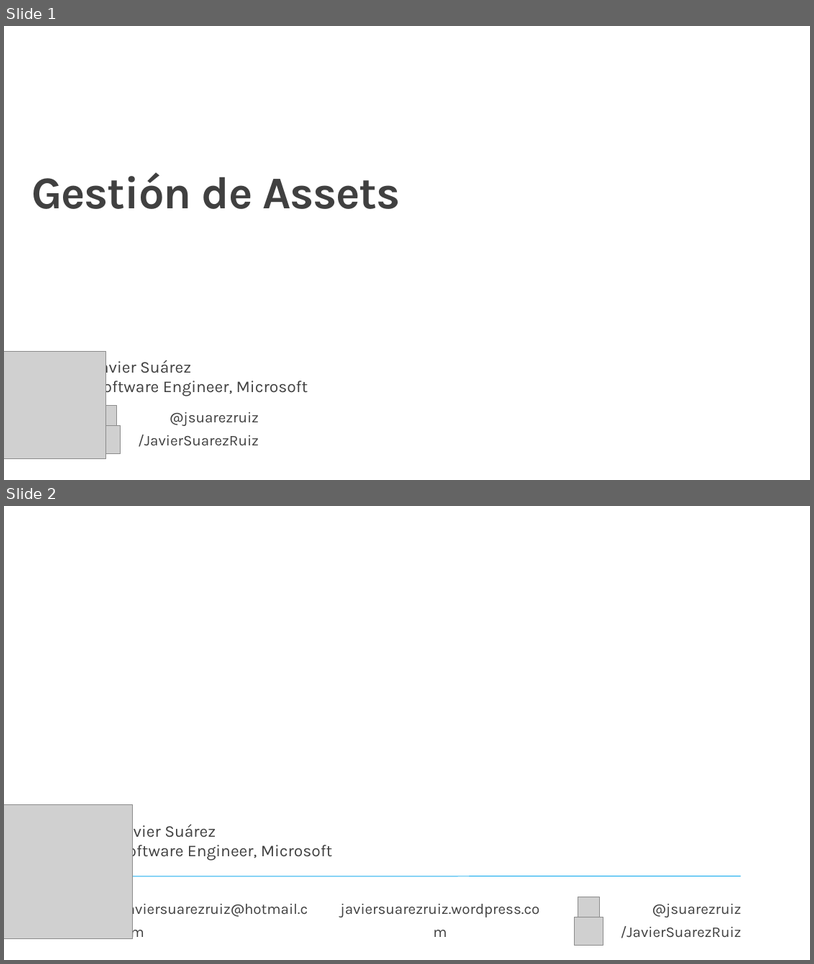
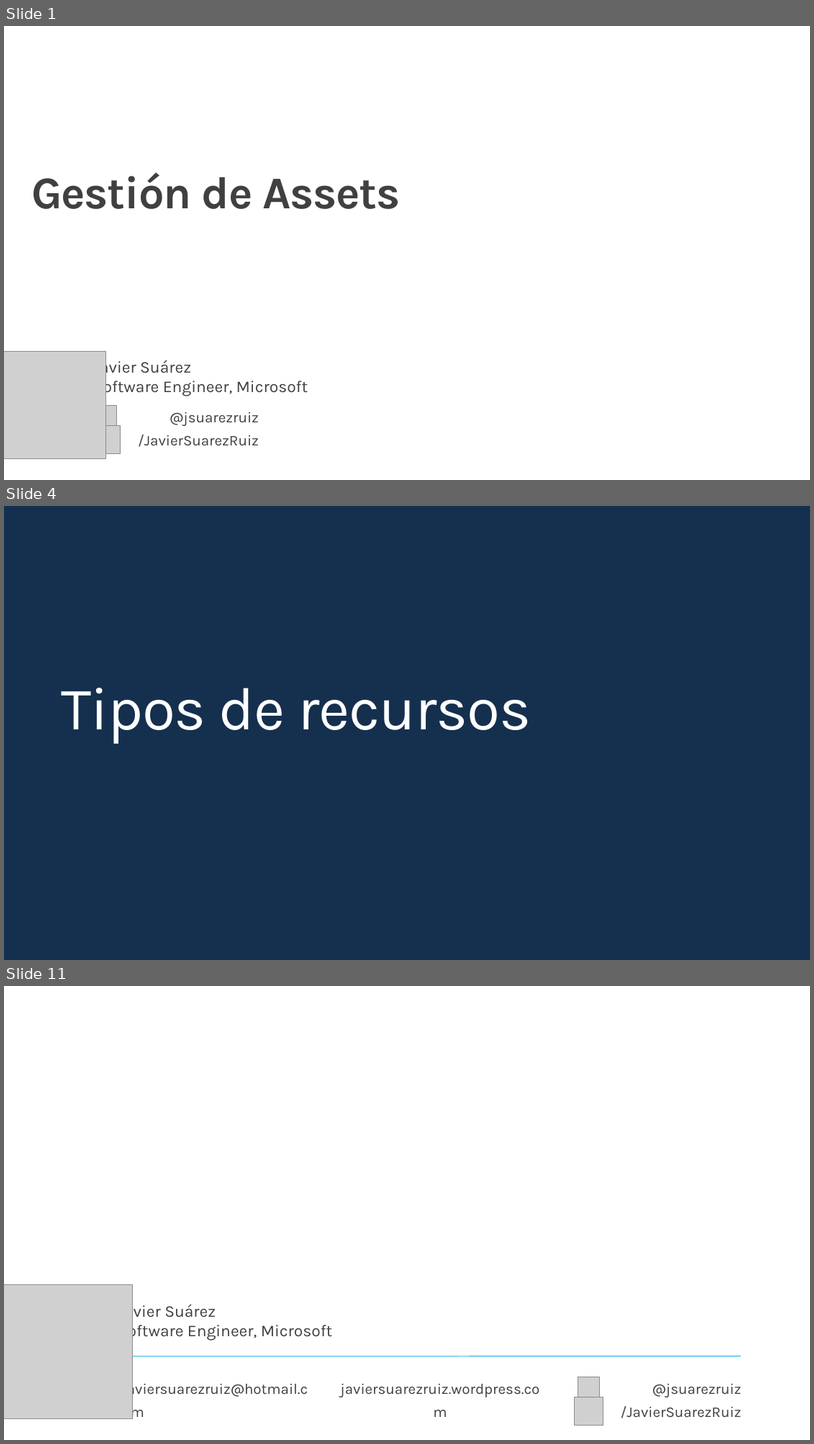
Before and after one commit to jsuarezruiz/taller-dotnet-maui, a slide deck: Bloque 3 - Creación de primera App/Taller12 - Gestión de Assets.pptx. Shown one above the other, each under a label of ours: slides 1 and 2 before the commit, slides 1, 4 and 11 after it; the slides between them are not shown. The pictures are 814x964 and 814x1444 pixels, drawn with LibreOffice and Linux fonts; fonts in the diff are those of the drawing; grey boxes stand for pictures; background and template pictures are left out. Boxes give left, top, right and bottom in pixels: in the first picture for what was removed or moved away, otherwise in the second. Text is boxed around its words. In the diff, an @@ line names an element or a change of style, - is before the commit and + after.

```diff
--- a/Bloque 3 - Creación de primera App/Taller12 - Gestión de Assets.pptx
+++ b/Bloque 3 - Creación de primera App/Taller12 - Gestión de Assets.pptx
@@ slide 4 added at bbox=[4, 506, 810, 960], background #15304E @@
@@ title added at bbox=[61, 687, 531, 744], 72 pt, text #FFFFFF @@
+Tipos de recursos
@@ what was slide 2 is now slide 11 @@
```
Also in this commit, not shown: 8 other slides added.
